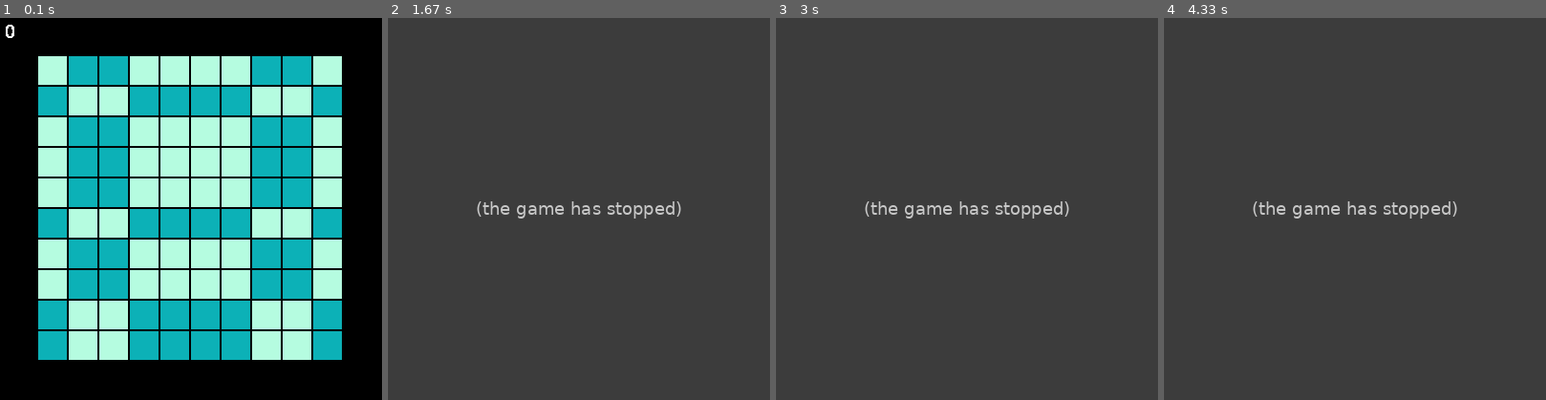
Above: before the commit, frames 1-4 (left to right).
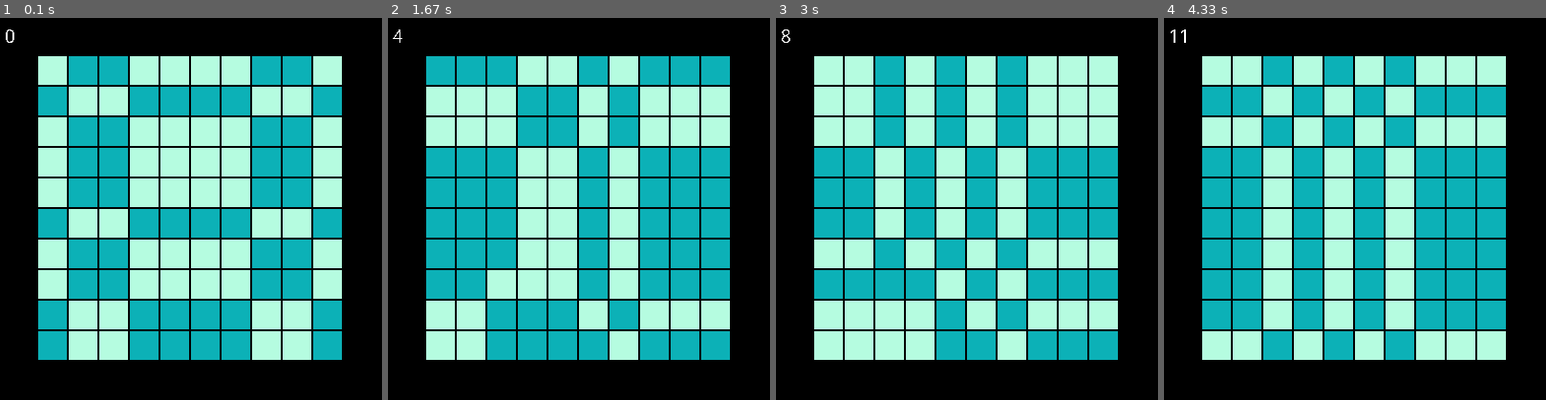
Above: after the commit, the same moments.

Repository: centipeda/pygame-shockwave
Game: pygame game, started from shockgame.py
Two runs of this game, one before a commit and one after it. Both use one fixed random seed, a clock stepped at 60 frames per second and the inputs below.
Inputs (mouse positions are in pixels of both pictures, inside the frame that each line leads up to):
- Up to frame 1 (0.1 s): no input
- Up to frame 2 (1.67 s): click (579, 209) at 0.38 s; press the mouse at (533, 163) at 0.7 s; move the mouse to (491, 140) at 0.8 s; release the mouse at (449, 117) at 0.93 s; press the mouse at (655, 102) at 1.03 s; move the mouse to (689, 224) at 1.13 s; release the mouse at (724, 354) at 1.27 s; press the mouse at (472, 71) at 1.37 s; move the mouse to (483, 201) at 1.47 s; release the mouse at (494, 331) at 1.6 s
- Up to frame 3 (3 s): press the mouse at (860, 71) at 1.7 s; move the mouse to (882, 67) at 1.8 s; release the mouse at (913, 67) at 1.93 s; press the mouse at (860, 71) at 2.03 s; move the mouse to (909, 166) at 2.13 s; release the mouse at (963, 262) at 2.27 s; press the mouse at (860, 71) at 2.37 s; move the mouse to (898, 209) at 2.47 s; release the mouse at (936, 350) at 2.6 s; press the mouse at (860, 71) at 2.7 s; move the mouse to (867, 209) at 2.8 s; release the mouse at (875, 354) at 2.93 s
- Up to frame 4 (4.33 s): press the mouse at (1248, 71) at 3.03 s; move the mouse to (1316, 186) at 3.13 s; release the mouse at (1385, 304) at 3.27 s; press the mouse at (1248, 71) at 3.37 s; move the mouse to (1316, 86) at 3.47 s; release the mouse at (1389, 102) at 3.6 s; press the mouse at (1248, 71) at 3.7 s; move the mouse to (1263, 155) at 3.8 s; release the mouse at (1274, 239) at 3.93 s

The runs differ from the first frame. In frame 1, less than 0.1% of the frame differs, in the area x 1-4%, y 1-7%; in frame 2, 100%, in the area x 0-100%, y 0-100%; in frame 3, 100%; in frame 4, 100%.
Error before the commit: AttributeError: 'Score' object has no attribute 'count' (shockgame.py line 60); the game stopped at 0.43 s (later frames are placeholders)

Commit message:
improvements

Diff:
--- a/shockconst.py
+++ b/shockconst.py
@@ -3,7 +3,7 @@
 import pygame
 
 # Engine constants
-FPS = 30
+FPS = 60
 FLIPFRAME = 2
 
 # miscellaneous constants
@@ -22,7 +22,7 @@
 SCORECOLOR = WHITE
 
 # size-related constants
-FONTSIZE = 30
+FONTSIZE = 20
 GRIDH = 10
 GRIDW = 10
 XMARGIN = 40
--- a/shockgame.py
+++ b/shockgame.py
@@ -57,7 +57,7 @@
                 dist = 1
                 clrow = clickedTile.gridrow
                 clcol = clickedTile.gridcol
-                scorecount.count += 1
+                scorecount.score += 1
 
         # Updates score count on board, or displays victory message.
         if not won:
--- a/shockobjs.py
+++ b/shockobjs.py
@@ -7,9 +7,8 @@
 class Score():
     def __init__(self):
         self.score = 0
-        self.font = None
-        self.size = 20
-        self.text = pygame.font.Font(self.font,FONTSIZE)
+        self.font = "comicsansms"
+        self.text = pygame.font.SysFont(self.font,FONTSIZE)
         self.color = SCORECOLOR
 
     def render(self):
